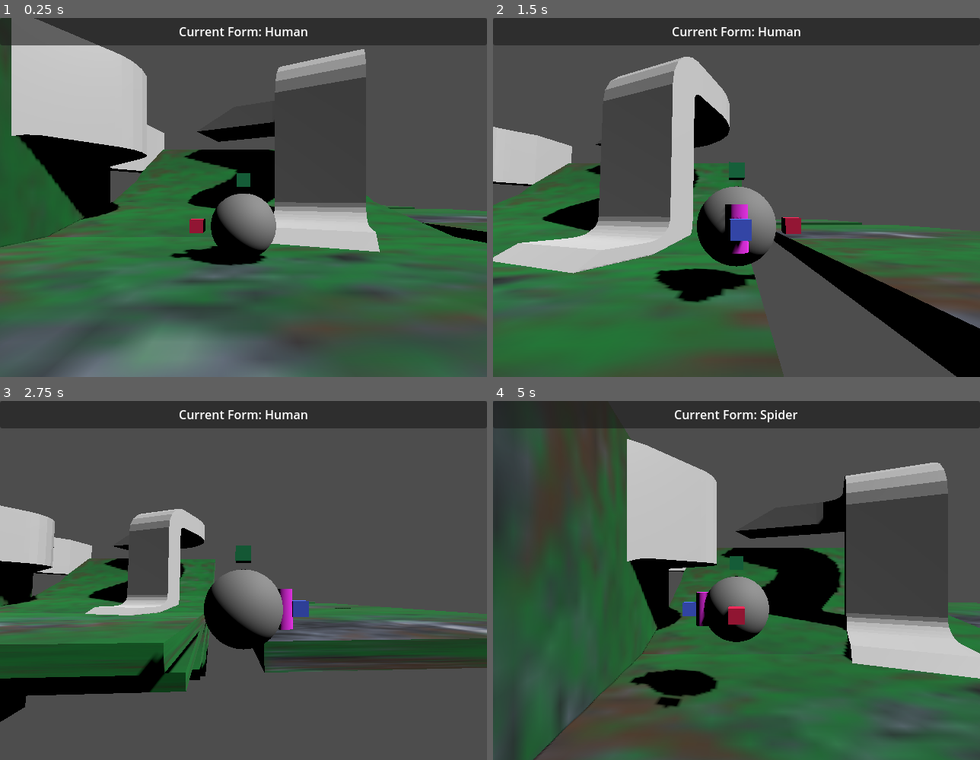
Above: before the commit, frames 1-4 (two rows, left to right).
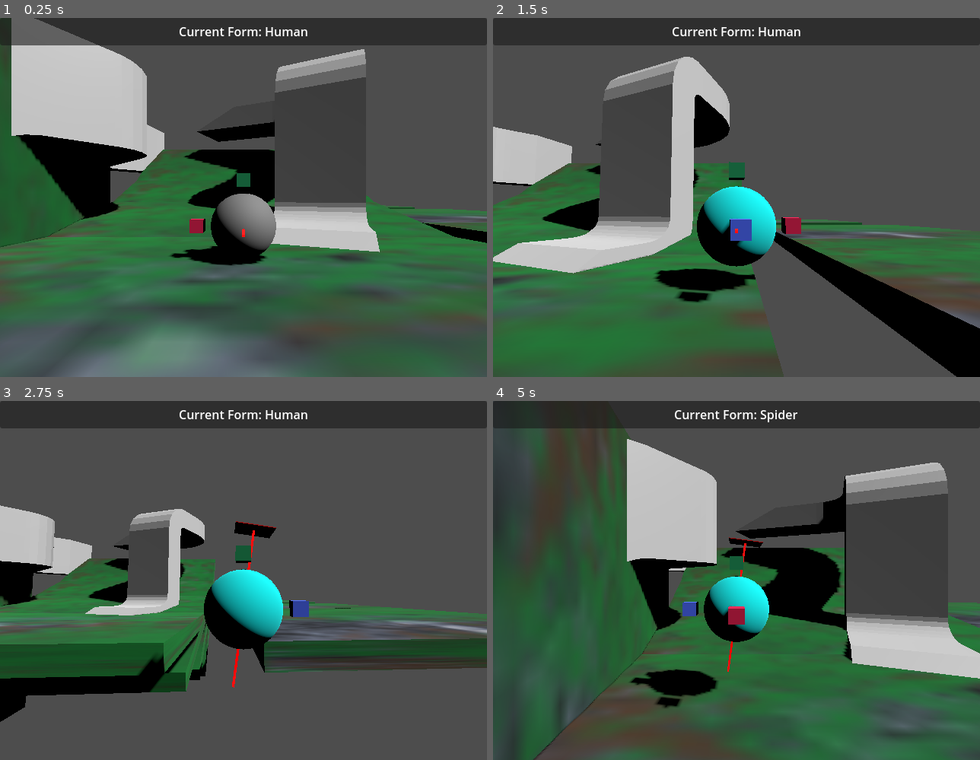
Above: after the commit, the same moments.

Repository: LettucePie/druid
Game: Godot game, scene res://playscenes/play_0.tscn
Same seed, same stepped clock (60 frames per second), same inputs: the game is played once before the commit and once after it.
Inputs:
- Up to frame 1 (0.25 s): no input
- Up to frame 2 (1.5 s): tap Enter (ui_accept) at 0.5 s; hold D (move_right) 0.53-1.28 s; tap Space (jump) at 0.6, 0.77, 1.07 s; hold S (move_down) from 1.28 s (still down); tap K (cam_down) at 1.35 s
- Up to frame 3 (2.75 s): tap Space (jump) at 1.52, 1.55, 1.82, 2.3 s; release S (move_down) at 2.03 s; hold D (move_right) from 2.03 s (still down); tap J (cam_left) at 2.1 s
- Up to frame 4 (5 s): release D (move_right) at 2.78 s; hold W (move_up) 2.78-3.53 s; tap L (cam_right) at 2.85 s; tap Space (jump) at 3.02, 3.05, 3.32, 3.77, 3.8, 4.07, 4.52, 4.55, 4.82 s; hold A (move_left) from 3.53 s (still down); tap I (cam_up) at 3.6 s; tap Q (form_switcher) at 4.35 s

The runs differ from the first frame. In frame 1, less than 0.1% of the frame differs, in the area x 49-51%, y 58-62%; in frame 2, 1.9%; in frame 3, 2.5%, in the area x 41-61%, y 33-80%; in frame 4, 1.6%.

Commit message:
added visuals for testing normals and magnet pull

Diff:
--- a/core/player.gd
+++ b/core/player.gd
@@ -7,6 +7,10 @@
 signal report_current_form(form)
 signal request_cam_movement(direction)
 
+
+## Testing Variables
+@export var test_mat_a : Material
+@export var test_mat_b : Material
 
 ## Camera Variables
 var cam_locked : bool = false
@@ -22,7 +26,7 @@
 var form_speed : float = 5.0
 var form_jump : float = 4.5
 var form_air_control : float = 0.15
-const MAG_PULL = 6.5
+const MAG_PULL = 10.5
 const MAG_ANGLE = 0.85
 var floor_angle : float
 var previous_normal : Vector3 = Vector3.UP
@@ -143,6 +147,8 @@
 	previous_normal = get_up_direction()
 	set_up_direction(up)
 	$magnet_ray.target_position = up * -1.0
+	print("Update Up : ", up)
+	$norm_vec.look_at(up + position, Vector3.UP)
 
 
 func turn_swivel_ring(target : Vector3):
@@ -150,13 +156,14 @@
 
 
 func lerp_mesh(delta : float):
-	var mesh_t3 : Transform3D = $MeshInstance3D.transform
+	var mesh_t3 : Transform3D = $player_mesh.transform
 	var swiv_t3 : Transform3D = $swivel_ring.transform
-	$MeshInstance3D.transform = mesh_t3.interpolate_with(swiv_t3, 0.25)
+	$player_mesh.transform = mesh_t3.interpolate_with(swiv_t3, 0.25)
 
 
 func player_landed():
 	jump_velocity = Vector3.ZERO
+	$norm_vec/mag.visible = false
 
 
 func movement_process(delta : float):
@@ -198,16 +205,21 @@
 
 		## Move Edge Ray further when full sprinting and closer when creeping
 		## adds realism to the accuracy of the edge_detection
-		edge_ray.position.z = lerp(0.0, -0.5, direction.length_squared() / 1.0)
+		edge_ray.position.z = lerp(0.0, -0.3, direction.length_squared() / 1.0)
 		if edge_ray.is_colliding():
 
 			## Set the blended_normal to the halfway between the detected
 			## normal and the current up direction to enhance the
 			## Magnet Pull while moving.
 			blended_normal = get_up_direction().lerp(edge_ray.get_collision_normal(), 0.5)
-			if blended_normal.angle_to(get_up_direction()) > 0.25 \
+			if blended_normal.angle_to(get_up_direction()) > 0.1 \
 			and Vector3.UP.angle_to(blended_normal) < climb_angle:
+				print("Assigning Blended Normal")
 				update_up(blended_normal)
+				$player_mesh.material_override = test_mat_a
+			else:
+				print("Blended Normal is too steep or insignificant")
+				$player_mesh.material_override = test_mat_b
 
 	## Finally, apply the velocity
 	var accelerated_dir : Vector3 = direction * form_speed
@@ -215,47 +227,52 @@
 		velocity = accelerated_dir
 		if jump_velocity != Vector3.ZERO:
 			player_landed()
+		$norm_vec/mag.visible = false
 	else:
 		## Check if the Magnet Ray is colliding, if so pull the player to it
 		## by subtracting blended_normal from the velocity.
 		if $magnet_ray.is_colliding() \
-		and floor_angle >= MAG_ANGLE \
+		and Vector3.UP.angle_to(blended_normal) >= MAG_ANGLE \
 		and magnet_cooldown <= 0:
 			velocity -= blended_normal * MAG_PULL
+			$norm_vec/mag.visible = true
 		else:
 			if blended_normal != Vector3.UP:
 				update_up(Vector3.UP)
 			## Apply Gravity
 			velocity.y -= gravity * delta
-
-			## Catch the directional movement and clamp down corner speed
-			var float_dir = Vector2(
-				accelerated_dir.x,
-				accelerated_dir.z).limit_length(form_speed * form_air_control)
-
-			## Add on the new airborne directional movement.
-			jump_velocity.x = clamp(
-				jump_velocity.x + float_dir.x * delta,
-				jump_velocity_mag * -1.0,
-				jump_velocity_mag
-			)
-			jump_velocity.z = clamp(
-				jump_velocity.z + float_dir.y * delta,
-				jump_velocity_mag * -1.0,
-				jump_velocity_mag
-			)
-
-			## Clamp down the cornering speed AGAIN...
-			## There's probably a better way to do this.
-			var mag_limited = Vector2(
-				jump_velocity.x,
-				jump_velocity.z).limit_length(jump_velocity_mag)
-			jump_velocity.x = mag_limited.x
-			jump_velocity.z = mag_limited.y
-
-			## Apply (possibly) modified jump velocity
-			velocity.x = jump_velocity.x
-			velocity.z = jump_velocity.z
+			$norm_vec/mag.visible = false
+
+			## Check if player has jumped, and apply jump velocity
+			if jump_velocity != Vector3.ZERO:
+				## Catch the directional movement and clamp down corner speed
+				var float_dir = Vector2(
+					accelerated_dir.x,
+					accelerated_dir.z).limit_length(form_speed * form_air_control)
+
+				## Add on the new airborne directional movement.
+				jump_velocity.x = clamp(
+					jump_velocity.x + float_dir.x * delta,
+					jump_velocity_mag * -1.0,
+					jump_velocity_mag
+				)
+				jump_velocity.z = clamp(
+					jump_velocity.z + float_dir.y * delta,
+					jump_velocity_mag * -1.0,
+					jump_velocity_mag
+				)
+
+				## Clamp down the cornering speed AGAIN...
+				## There's probably a better way to do this.
+				var mag_limited = Vector2(
+					jump_velocity.x,
+					jump_velocity.z).limit_length(jump_velocity_mag)
+				jump_velocity.x = mag_limited.x
+				jump_velocity.z = mag_limited.y
+
+				## Apply (possibly) modified jump velocity
+				velocity.x = jump_velocity.x
+				velocity.z = jump_velocity.z
 
 	## For Testing Purposes.
 	## Resets player to Center if they "fall out"
@@ -299,6 +316,11 @@
 			else:
 				velocity.y = form_jump
 			set_jump_velocity()
+		if current_form == Form.WOLF and is_on_floor():
+			## Adding Lunge Speed by multiplying velocity.
+			velocity *= 1.25
+			velocity.y = form_jump
+			set_jump_velocity()
 	if Input.is_action_just_pressed("form_switcher"):
 		if current_form == Form.HUMAN:
 			set_form_to(Form.SPIDER)
--- a/core/player.tscn
+++ b/core/player.tscn
@@ -1,6 +1,12 @@
-[gd_scene load_steps=13 format=3 uid="uid://bmicu2av4r0qn"]
+[gd_scene load_steps=21 format=3 uid="uid://bmicu2av4r0qn"]
 
 [ext_resource type="Script" path="res://core/player.gd" id="1_dpv4o"]
+
+[sub_resource type="StandardMaterial3D" id="StandardMaterial3D_vqemf"]
+albedo_color = Color(1, 0, 1, 1)
+
+[sub_resource type="StandardMaterial3D" id="StandardMaterial3D_byb3j"]
+albedo_color = Color(0, 1, 1, 1)
 
 [sub_resource type="Curve" id="Curve_hyoh0"]
 _data = [Vector2(0, 0.0526315), 0.0, 0.0, 0, 0, Vector2(0.498339, 0.357895), 2.20412, 2.20412, 0, 0, Vector2(0.611296, 1), 0.0, 0.0, 0, 0, Vector2(1, 0.494737), 0.0, 0.0, 0, 0]
@@ -43,9 +49,32 @@
 material = SubResource("StandardMaterial3D_ylkh8")
 size = Vector3(0.2, 0.2, 0.2)
 
+[sub_resource type="StandardMaterial3D" id="StandardMaterial3D_erjs0"]
+albedo_color = Color(1, 0, 0, 1)
+
+[sub_resource type="BoxMesh" id="BoxMesh_ef6tq"]
+size = Vector3(0.5, 0.5, 0.01)
+
+[sub_resource type="StandardMaterial3D" id="StandardMaterial3D_rcktv"]
+albedo_color = Color(1, 0, 0, 1)
+emission_enabled = true
+emission = Color(1, 0, 0, 1)
+emission_energy_multiplier = 2.24
+
+[sub_resource type="BoxMesh" id="BoxMesh_s6cnm"]
+size = Vector3(0.03, 0.03, 2)
+
+[sub_resource type="StandardMaterial3D" id="StandardMaterial3D_ao13a"]
+albedo_color = Color(1, 0, 1, 1)
+
+[sub_resource type="PrismMesh" id="PrismMesh_ma6o0"]
+size = Vector3(0.62, 0.83, 0.295)
+
 [node name="player" type="CharacterBody3D" groups=["player"]]
 transform = Transform3D(1, 0, 0, 0, 1, 0, 0, 0, 1, 0, 1.96485, 0)
 script = ExtResource("1_dpv4o")
+test_mat_a = SubResource("StandardMaterial3D_vqemf")
+test_mat_b = SubResource("StandardMaterial3D_byb3j")
 cam_distance_curve = SubResource("Curve_hyoh0")
 
 [node name="CollisionShape3D" type="CollisionShape3D" parent="."]
@@ -61,20 +90,20 @@
 transform = Transform3D(0.5, 0, 0, 0, 0.5, 0, 0, 0, 0.5, 0, 0, 0)
 mesh = SubResource("CylinderMesh_axjon")
 
-[node name="MeshInstance3D" type="MeshInstance3D" parent="."]
+[node name="player_mesh" type="MeshInstance3D" parent="."]
 mesh = SubResource("SphereMesh_0fjhr")
 
-[node name="z" type="MeshInstance3D" parent="MeshInstance3D"]
+[node name="z" type="MeshInstance3D" parent="player_mesh"]
 transform = Transform3D(1, 0, 0, 0, 1, 0, 0, 0, 1, 0, 0, -0.707599)
 mesh = SubResource("BoxMesh_55uq3")
 skeleton = NodePath("../..")
 
-[node name="Y" type="MeshInstance3D" parent="MeshInstance3D"]
+[node name="Y" type="MeshInstance3D" parent="player_mesh"]
 transform = Transform3D(1, 0, 0, 0, 1, 0, 0, 0, 1, 0, 0.69777, 0.000264585)
 mesh = SubResource("BoxMesh_chb3p")
 skeleton = NodePath("../..")
 
-[node name="x" type="MeshInstance3D" parent="MeshInstance3D"]
+[node name="x" type="MeshInstance3D" parent="player_mesh"]
 transform = Transform3D(1, 0, 0, 0, 1, 0, 0, 0, 1, -0.708, 0, 0)
 mesh = SubResource("BoxMesh_aftjj")
 skeleton = NodePath("../..")
@@ -87,3 +116,24 @@
 [node name="magnet_ray" type="RayCast3D" parent="."]
 debug_shape_custom_color = Color(0.501961, 0, 0.847059, 1)
 debug_shape_thickness = 5
+
+[node name="norm_vec" type="Node3D" parent="."]
+
+[node name="MeshInstance3D" type="MeshInstance3D" parent="norm_vec"]
+transform = Transform3D(1, 0, 0, 0, 1, 0, 0, 0, 1, 0, 0, -1.02629)
+material_override = SubResource("StandardMaterial3D_erjs0")
+cast_shadow = 0
+mesh = SubResource("BoxMesh_ef6tq")
+skeleton = NodePath("../..")
+
+[node name="MeshInstance3D" type="MeshInstance3D" parent="norm_vec/MeshInstance3D"]
+transform = Transform3D(1, 0, 0, 0, 1, 0, 0, 0, 1, 0, 0, 1.00445)
+material_override = SubResource("StandardMaterial3D_rcktv")
+cast_shadow = 0
+mesh = SubResource("BoxMesh_s6cnm")
+
+[node name="mag" type="MeshInstance3D" parent="norm_vec"]
+transform = Transform3D(1, 0, 0, 0, -4.37114e-08, -1, 0, 1, -4.37114e-08, 0, 0, -1.66275)
+material_override = SubResource("StandardMaterial3D_ao13a")
+cast_shadow = 0
+mesh = SubResource("PrismMesh_ma6o0")
--- a/project.godot
+++ b/project.godot
@@ -109,5 +109,5 @@
 
 [rendering]
 
-renderer/rendering_method="gl_compatibility"
+renderer/rendering_method="mobile"
 textures/vram_compression/import_etc2_astc=true
Not shown, changed: Checklist.txt
